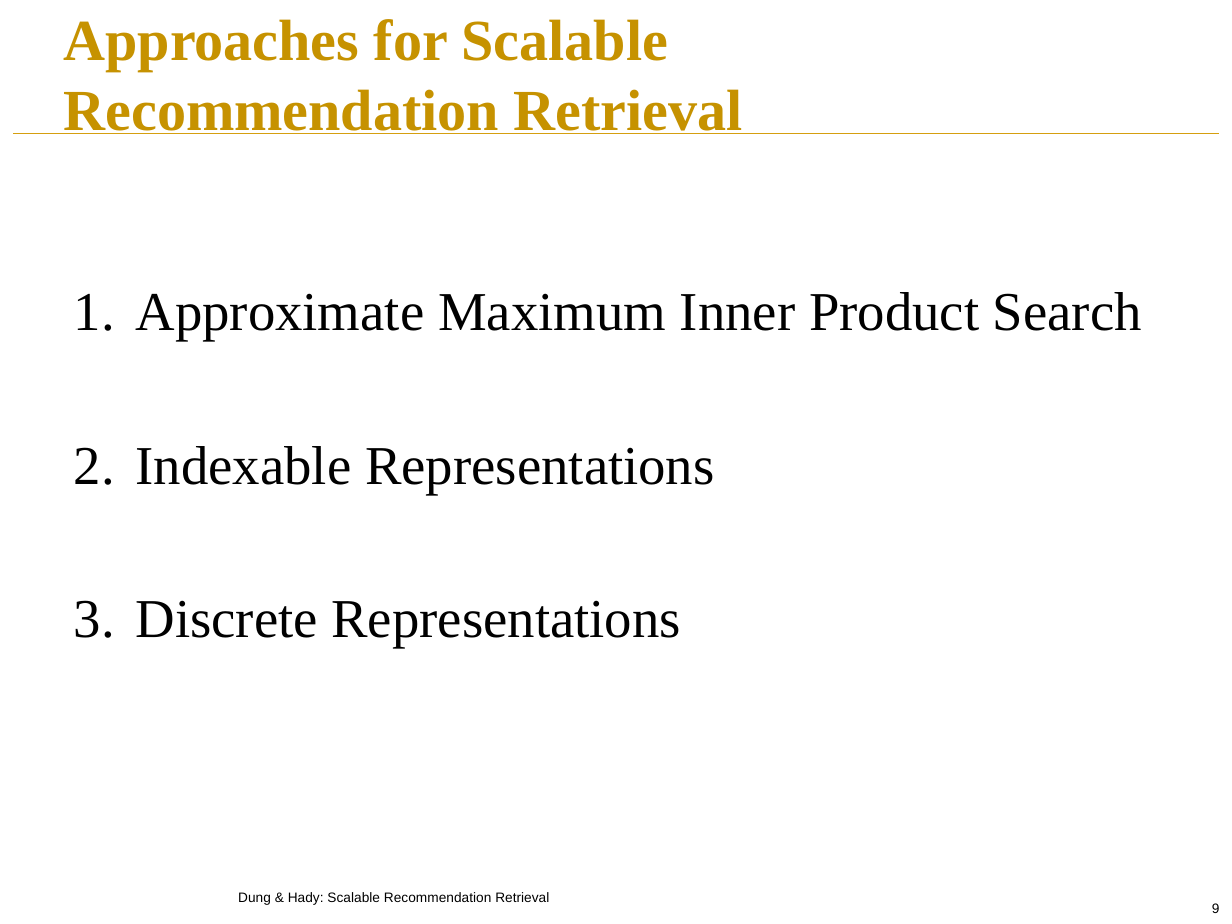
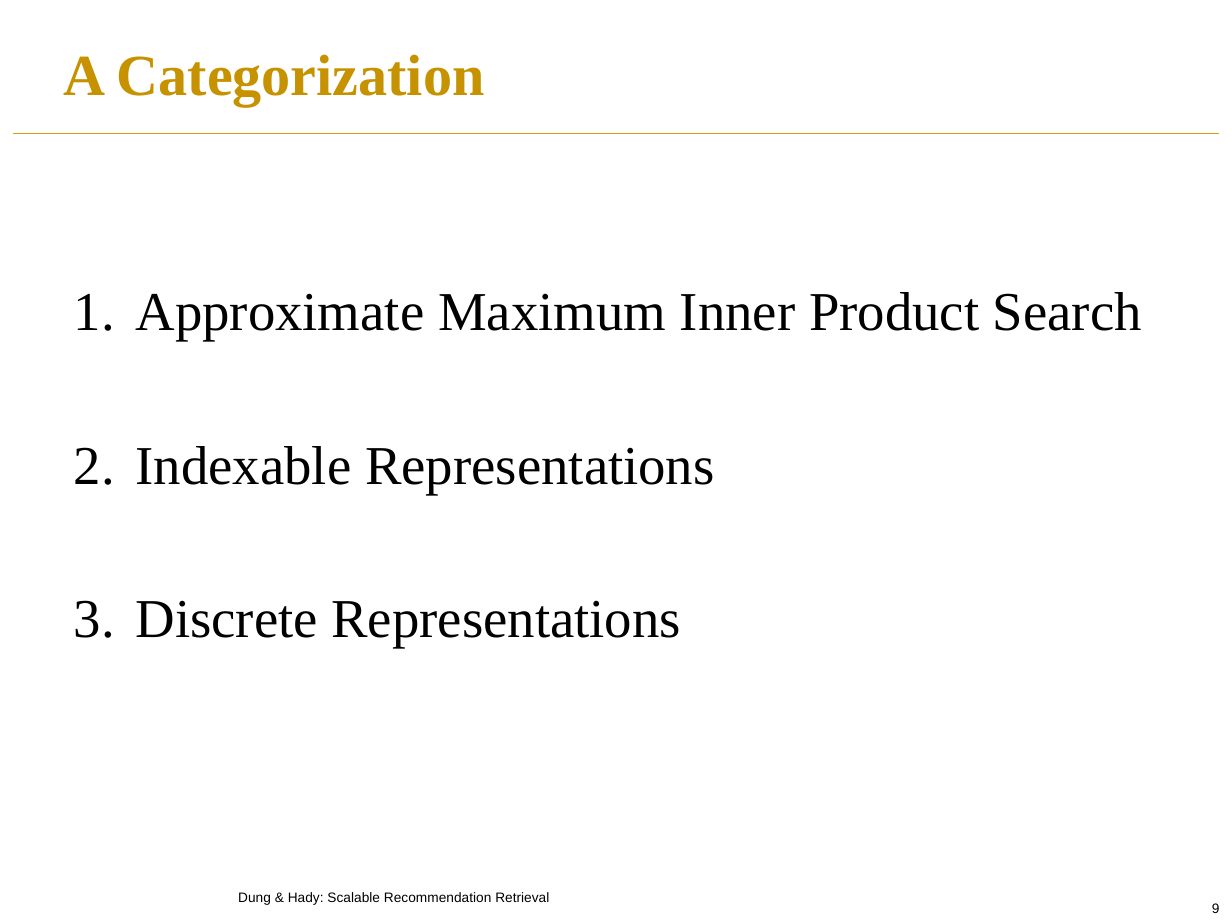
Before and after one commit to PreferredAI/recommendation-retrieval, a slide deck: slide 9 of slides/aaai19-tutorial.pptx. Drawn at 1232x924 pixels with LibreOffice and Linux fonts; fonts in the diff are those of the drawing; background and template pictures are left out. Boxes give left, top, right and bottom in pixels: in the first picture for what was removed or moved away, otherwise in the second. Text is boxed around its words. In the diff, an @@ line names an element or a change of style, - is before the commit and + after.

```diff
--- a/slides/aaai19-tutorial.pptx
+++ b/slides/aaai19-tutorial.pptx
@@ title at [64, 54, 485, 106]: text changed @@
-Approaches for Scalable Recommendation Retrieval
+A Categorization
```
Also in this commit, not shown: 12 other slides changed.
